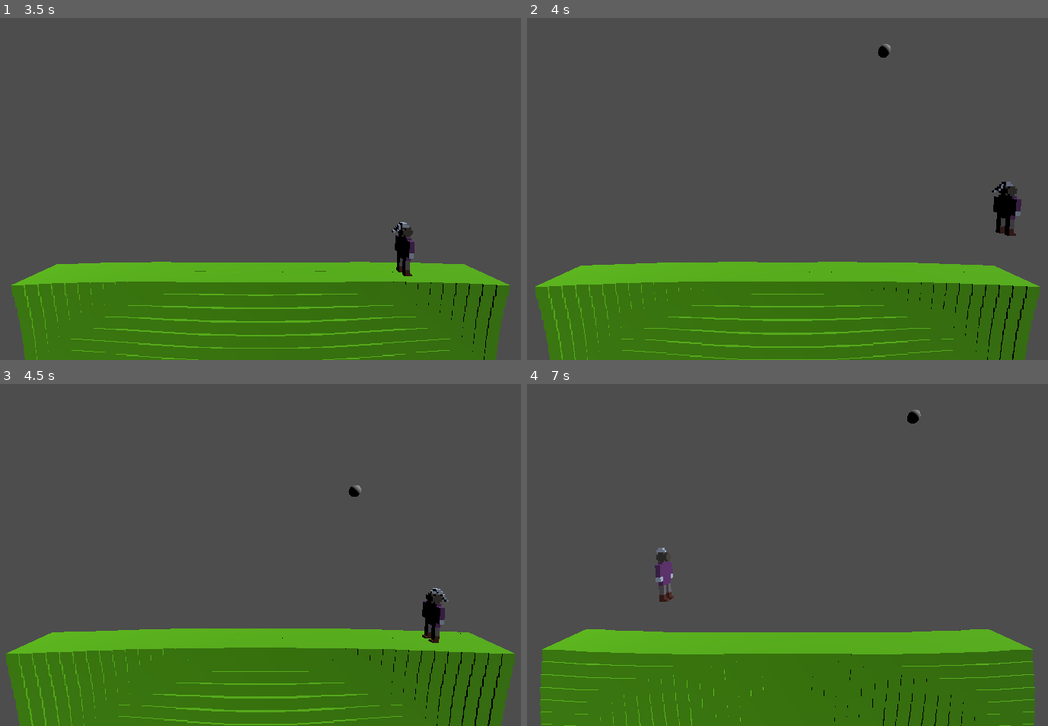
Above: before the commit, frames 1-4 (two rows, left to right).
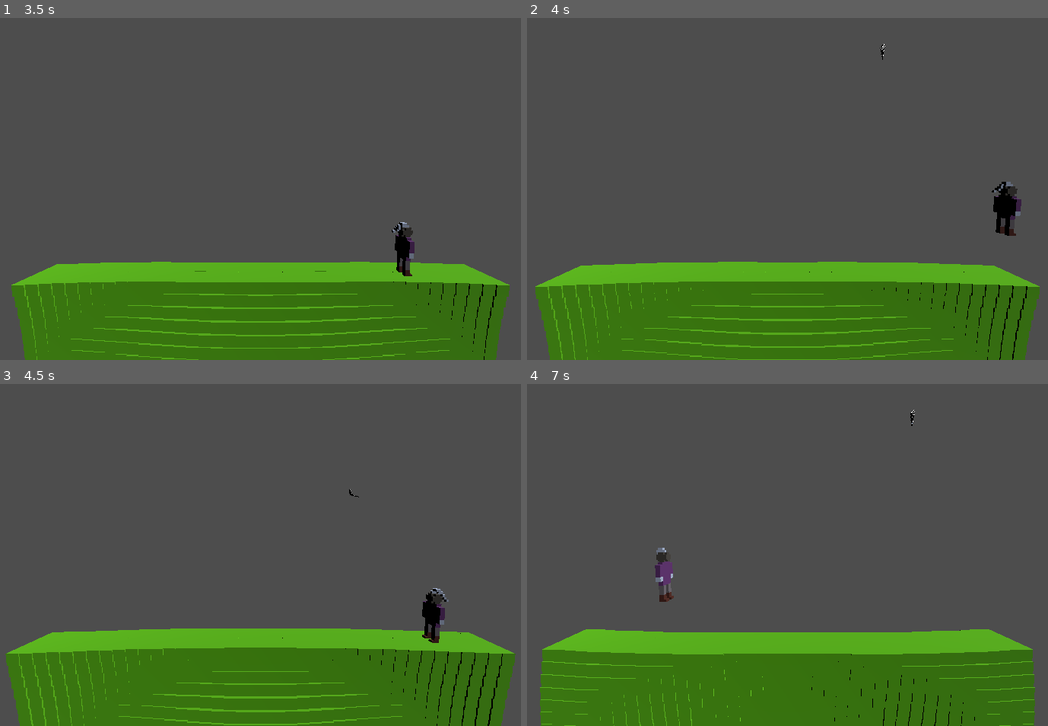
Above: after the commit, the same moments.

Repository: Morswin/NasuPollo
Game: Godot game, scene res://game.tscn
Two runs of this game, one before a commit and one after it. Both use one fixed random seed, a clock stepped at 60 frames per second and the inputs below.
Inputs:
- Up to frame 1 (3.5 s): click "New Game" at 0.5 s; hold D (MoveRight) 1.28-2.03 s; tap Space (Jump) at 1.52, 2.27 s; hold A (MoveLeft) 2.03-2.78 s; hold D (MoveRight) from 2.78 s (still down)
- Up to frame 2 (4 s): keep holding D (MoveRight); tap Space (Jump) at 3.77 s
- Up to frame 3 (4.5 s): release D (MoveRight) at 4.28 s; hold A (MoveLeft) from 4.28 s (still down)
- Up to frame 4 (7 s): tap Space (Jump) at 4.52, 5.27, 6.77 s; release A (MoveLeft) at 6.53 s; hold D (MoveRight) from 6.53 s (still down)

Frame 1 is identical in both runs. In frame 2, less than 0.1% of the frame differs, in the area x 67-70%, y 7-13%; in frame 3, less than 0.1%; in frame 4, less than 0.1%, in the area x 72-76%, y 7-13%.

Commit message:
Add the feather model with a falling animation

Diff:
--- a/nasupollo/collectable_object.tscn
+++ /dev/null
@@ -1,19 +0,0 @@
-[gd_scene load_steps=3 format=3 uid="uid://cg5nc73q6rv30"]
-
-[ext_resource type="Script" uid="uid://chsffp5i72tou" path="res://collectable_object.gd" id="1_l17je"]
-
-[sub_resource type="SphereShape3D" id="SphereShape3D_6tu07"]
-radius = 0.125
-
-[node name="CollectableObject" type="Area3D"]
-collision_layer = 4
-collision_mask = 3
-script = ExtResource("1_l17je")
-
-[node name="CollisionShape3D" type="CollisionShape3D" parent="."]
-shape = SubResource("SphereShape3D_6tu07")
-
-[node name="CSGSphere3D" type="CSGSphere3D" parent="."]
-radius = 0.125
-
-[connection signal="body_entered" from="." to="." method="_on_body_entered"]
--- a/nasupollo/collectable_object.gd
+++ b/nasupollo/collectable_object/collectable_object.gd
@@ -4,9 +4,12 @@
 
 const FALL_SPEED = 3.0
 
+@onready var animation_player = $AnimationPlayer
+
 
 func _ready():
 	GameSignals.game_over.connect(delete_self_on_game_over)
+	animation_player.current_animation = "default"
 
 func _physics_process(delta):
 	if !GameState.game_paused:
--- /dev/null
+++ b/nasupollo/collectable_object/collectable_object.tscn
@@ -0,0 +1,64 @@
+[gd_scene load_steps=7 format=3 uid="uid://cg5nc73q6rv30"]
+
+[ext_resource type="Script" uid="uid://chsffp5i72tou" path="res://collectable_object/collectable_object.gd" id="1_l17je"]
+[ext_resource type="PackedScene" uid="uid://cp1yav1dl5am5" path="res://collectable_object/feather.gltf" id="2_a65eh"]
+
+[sub_resource type="SphereShape3D" id="SphereShape3D_6tu07"]
+radius = 0.125
+
+[sub_resource type="Animation" id="Animation_a65eh"]
+resource_name = "default"
+length = 2.0
+loop_mode = 1
+tracks/0/type = "value"
+tracks/0/imported = false
+tracks/0/enabled = true
+tracks/0/path = NodePath(".:rotation")
+tracks/0/interp = 2
+tracks/0/loop_wrap = true
+tracks/0/keys = {
+"times": PackedFloat32Array(0, 0.5, 1, 1.5, 2),
+"transitions": PackedFloat32Array(1, 1, 1, 1, 1),
+"update": 0,
+"values": [Vector3(0, 0, 0), Vector3(-0.498774, 0.385289, -0.703233), Vector3(0, -0.77072, 0), Vector3(0.656617, 0.325994, 0.655376), Vector3(0, 0, 0)]
+}
+
+[sub_resource type="Animation" id="Animation_47o7e"]
+length = 0.001
+tracks/0/type = "value"
+tracks/0/imported = false
+tracks/0/enabled = true
+tracks/0/path = NodePath(".:rotation")
+tracks/0/interp = 1
+tracks/0/loop_wrap = true
+tracks/0/keys = {
+"times": PackedFloat32Array(0),
+"transitions": PackedFloat32Array(1),
+"update": 0,
+"values": [Vector3(0, 0, 0)]
+}
+
+[sub_resource type="AnimationLibrary" id="AnimationLibrary_v18a4"]
+_data = {
+&"RESET": SubResource("Animation_47o7e"),
+&"default": SubResource("Animation_a65eh")
+}
+
+[node name="CollectableObject" type="Area3D"]
+transform = Transform3D(1, 0, 0, 0, 1, 0, 0, 0, 1, 0, 0, 0)
+collision_layer = 4
+collision_mask = 3
+script = ExtResource("1_l17je")
+
+[node name="CollisionShape3D" type="CollisionShape3D" parent="."]
+shape = SubResource("SphereShape3D_6tu07")
+
+[node name="feather" parent="." instance=ExtResource("2_a65eh")]
+transform = Transform3D(0.0135283, 0, 0, 0, 0.0135283, 0, 0, 0, 0.0135283, 0, -0.1, 0)
+
+[node name="AnimationPlayer" type="AnimationPlayer" parent="."]
+libraries = {
+&"": SubResource("AnimationLibrary_v18a4")
+}
+
+[connection signal="body_entered" from="." to="." method="_on_body_entered"]
--- a/nasupollo/game.gd
+++ b/nasupollo/game.gd
@@ -2,7 +2,7 @@
 extends Node3D
 
 
-const COLLECTABLE_OBJECT = preload("res://collectable_object.tscn")
+const COLLECTABLE_OBJECT = preload("res://collectable_object/collectable_object.tscn")
 const COLLECTABLE_OBJECT_SPAWN_SPREAD = 4.0
 
 @export var collectable_object_spawn_delay = 3.0  # In seconds
Renamed: nasupollo/collectable_object.gd.uid -> nasupollo/collectable_object/collectable_object.gd.uid
Not shown, added: nasupollo/collectable_object/feather.gltf
Not shown, added: nasupollo/collectable_object/feather.gltf.import
